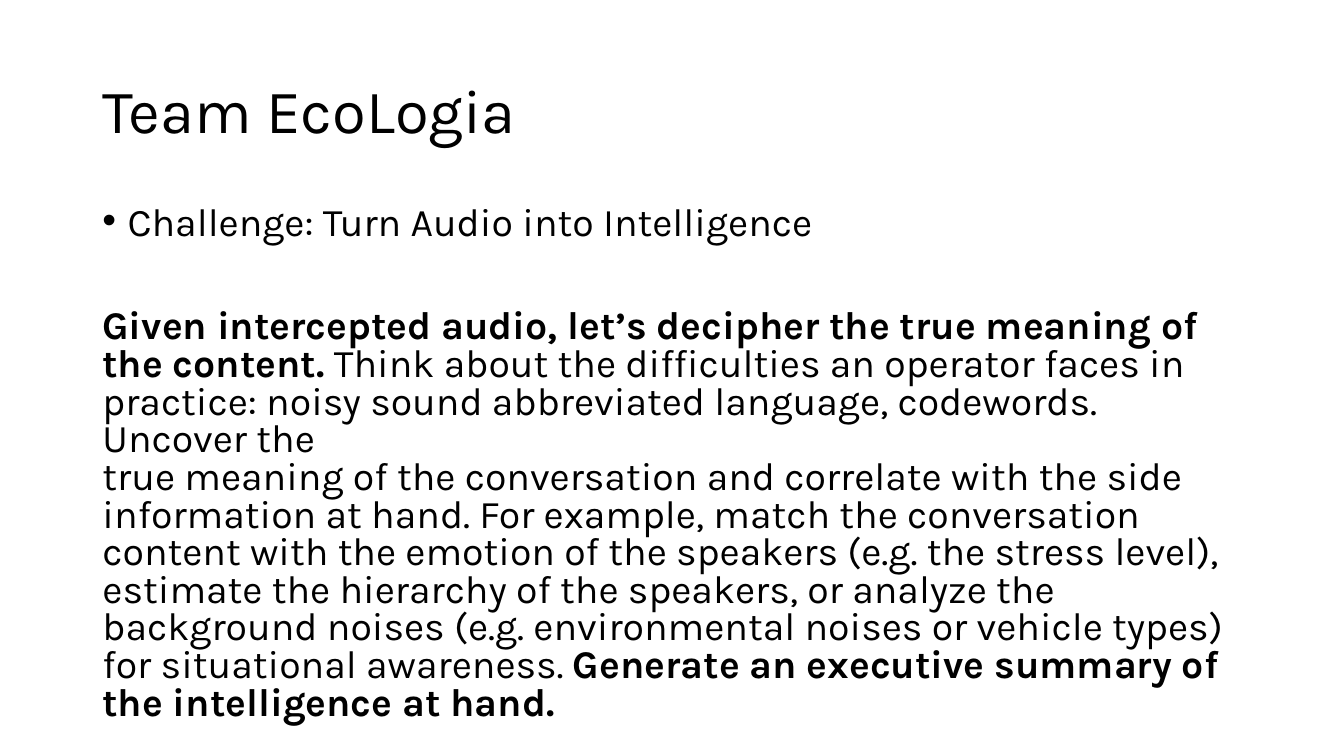
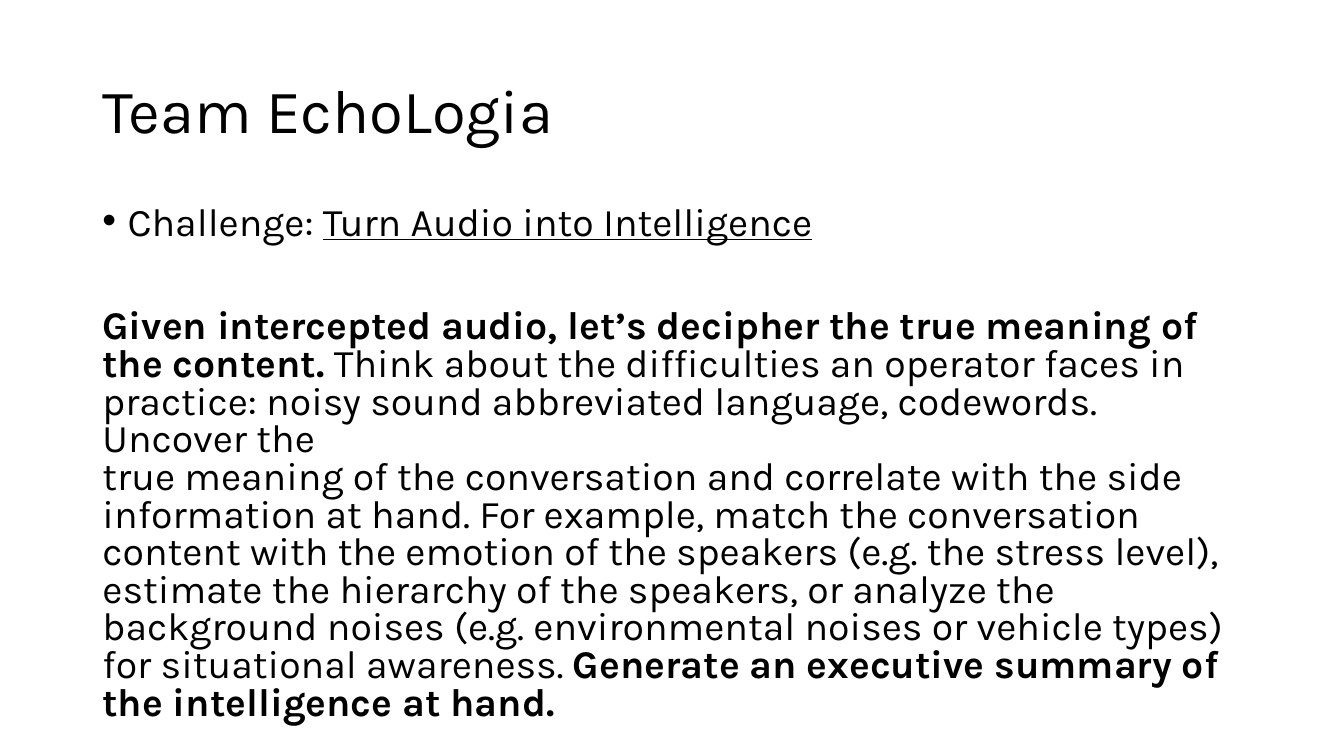
Before and after one commit to Larsters/echologia, a slide deck: slide 1 of resources/Presentation_EcoLogia.pptx. Drawn at 1344x756 pixels with LibreOffice and Linux fonts; fonts in the diff are those of the drawing. Boxes give left, top, right and bottom in pixels: in the first picture for what was removed or moved away, otherwise in the second. Text is boxed around its words. In the diff, an @@ line names an element or a change of style, - is before the commit and + after.

```diff
--- a/resources/Presentation_EcoLogia.pptx
+++ b/resources/Presentation_EcoLogia.pptx
@@ title at bbox=[102, 90, 553, 148]: text changed @@
-Team EcoLogia
+Team EchoLogia
@@ text at bbox=[128, 209, 812, 246]: underline on in "Turn Audio into Intelligence" @@
```
Also in this commit, not shown: 1 other slide changed, 2 slides added, 1 other file.
